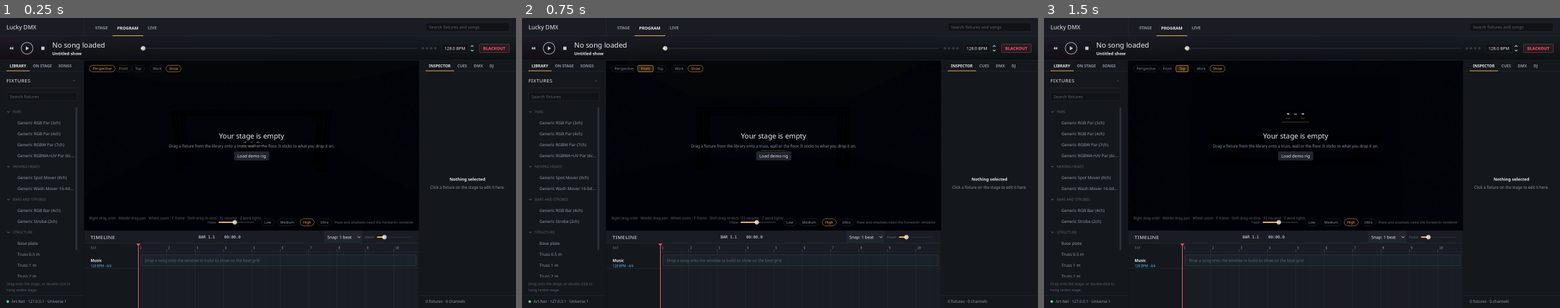
Above: before the commit, frames 1-3 (left to right).
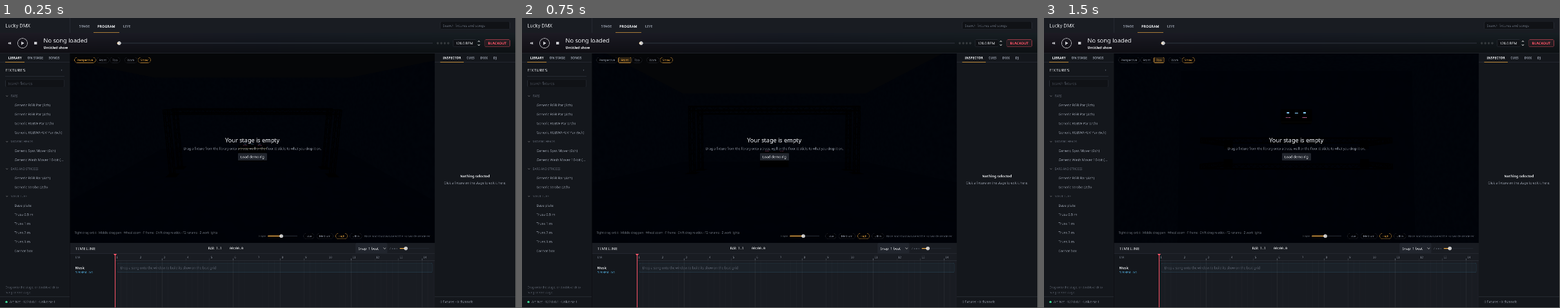
Above: after the commit, the same moments.

Repository: LuckyOwlStudios/Precision
Game: Godot game, scene res://ui/main/main_window.tscn
The game is run twice, just before and just after one commit, with the same random seed, the same clock (stepped at 60 frames per second) and the same inputs.
Inputs:
- Up to frame 1 (0.25 s): no input
- Up to frame 2 (0.75 s): click "Front" at 0.5 s
- Up to frame 3 (1.5 s): click "Top" at 1.25 s
In our replay, the window is 800x450 before the commit and 799x449 after it. These sizes can differ from the game's own. Grey fills any space a smaller window leaves; there, only what the larger window draws over its background counts as a difference.

The runs differ from the first frame. In frame 1, 7.3% of the frame differs, in the area x 1-99%, y 2-100%; in frame 2, 7.3%; in frame 3, 7.2%.

Commit message:
- Push

Diff:
--- a/project.godot
+++ b/project.godot
@@ -1,6 +1,16 @@
 ; Engine configuration file.
+; It's best edited using the editor UI and not directly,
+; since the parameters that go here are not all obvious.
+;
+; Format:
+;   [section] ; section goes between []
+;   param=value ; assign values to parameters
 
 config_version=5
+
+[animation]
+
+compatibility/default_parent_skeleton_in_mesh_instance_3d=true
 
 [application]
 
@@ -10,9 +20,9 @@
 
 [display]
 
-window/size/viewport_width=1600
-window/size/viewport_height=900
-window/size/resizable=true
+window/size/viewport_width=1920
+window/size/viewport_height=1080
+window/size/mode=2
 
 [gui]
 
--- a/structure/pieces/base_plate.tscn
+++ b/structure/pieces/base_plate.tscn
@@ -1,33 +1,57 @@
-[gd_scene format=3]
+[gd_scene format=3 uid="uid://c1hvqjtemcr66"]
 
-[ext_resource type="Script" path="res://structure/structure_piece.gd" id="1_piece"]
-[ext_resource type="Script" path="res://structure/truss_connector.gd" id="2_conn"]
+[ext_resource type="Script" uid="uid://d0aqu3te668gx" path="res://structure/structure_piece.gd" id="1_piece"]
+[ext_resource type="Script" uid="uid://dfeh167dwhyy3" path="res://structure/truss_connector.gd" id="2_conn"]
 [ext_resource type="Material" path="res://ui/stage/materials/black_metal.tres" id="5_metal"]
 
-[sub_resource type="BoxMesh" id="BoxMesh_plate"]
-size = Vector3(0.6, 0.012, 0.6)
-
-[sub_resource type="BoxMesh" id="BoxMesh_spigot"]
-size = Vector3(0.12, 0.03, 0.12)
-
-[node name="BasePlate" type="Node3D"]
+[node name="BasePlate" type="Node3D" unique_id=1456344305]
 script = ExtResource("1_piece")
 kind = 0
 display_name = "Base plate"
 bounds = AABB(-0.3, 0, -0.3, 0.6, 0.04, 0.6)
 
-[node name="Plate" type="MeshInstance3D" parent="."]
-transform = Transform3D(1, 0, 0, 0, 1, 0, 0, 0, 1, 0, 0.006, 0)
-material_override = ExtResource("5_metal")
-mesh = SubResource("BoxMesh_plate")
-
-[node name="Spigot" type="MeshInstance3D" parent="."]
-transform = Transform3D(1, 0, 0, 0, 1, 0, 0, 0, 1, 0, 0.012, 0)
-material_override = ExtResource("5_metal")
-mesh = SubResource("BoxMesh_spigot")
-
-[node name="Top" type="Marker3D" parent="."]
+[node name="Top" type="Marker3D" parent="." unique_id=947435930]
 transform = Transform3D(1, 0, 0, 0, 1, 0, 0, 0, 1, 0, 0.012, 0)
 gizmo_extents = 0.12
 script = ExtResource("2_conn")
-accepts = 2
+
+[node name="CSGCombiner3D" type="CSGCombiner3D" parent="." unique_id=1805379839]
+transform = Transform3D(1, 0, 0, 0, 1, 0, 0, 0, 1, 0, 0.006, 0)
+material_override = ExtResource("5_metal")
+
+[node name="CSGBox3D" type="CSGBox3D" parent="CSGCombiner3D" unique_id=2058016212]
+size = Vector3(0.6, 0.012, 0.6)
+
+[node name="CSGCylinder3D" type="CSGCylinder3D" parent="CSGCombiner3D" unique_id=1546624436]
+transform = Transform3D(1, 0, 0, 0, 1, 0, 0, 0, 1, 0.12, 0, 0.12)
+operation = 2
+radius = 0.01171875
+height = 0.012
+
+[node name="CSGCylinder3D2" type="CSGCylinder3D" parent="CSGCombiner3D" unique_id=478288140]
+transform = Transform3D(1, 0, 0, 0, 1, 0, 0, 0, 1, -0.12, 0, 0.12)
+operation = 2
+radius = 0.01171875
+height = 0.012
+
+[node name="CSGCylinder3D3" type="CSGCylinder3D" parent="CSGCombiner3D" unique_id=901948406]
+transform = Transform3D(1, 0, 0, 0, 1, 0, 0, 0, 1, -0.12, 0, -0.12)
+operation = 2
+radius = 0.01171875
+height = 0.012
+
+[node name="CSGCylinder3D4" type="CSGCylinder3D" parent="CSGCombiner3D" unique_id=1463447646]
+transform = Transform3D(1, 0, 0, 0, 1, 0, 0, 0, 1, 0.12, 0, -0.12)
+operation = 2
+radius = 0.01171875
+height = 0.012
+
+[node name="CSGBox3D2" type="CSGBox3D" parent="CSGCombiner3D" unique_id=285546118]
+transform = Transform3D(1, 0, 0, 0, 1, 0, 0, 0, 1, 0, 0, 0.25)
+operation = 2
+size = Vector3(0.109, 0.012, 0.021065429)
+
+[node name="CSGBox3D3" type="CSGBox3D" parent="CSGCombiner3D" unique_id=1465278402]
+transform = Transform3D(1, 0, 0, 0, 1, 0, 0, 0, 1, 0, 0, -0.25)
+operation = 2
+size = Vector3(0.109, 0.012, 0.021065429)
--- a/structure/pieces/corner_box.tscn
+++ b/structure/pieces/corner_box.tscn
@@ -1,54 +1,47 @@
-[gd_scene format=3]
+[gd_scene format=3 uid="uid://dij8a58xxrs4f"]
 
-[ext_resource type="Script" path="res://structure/structure_piece.gd" id="1_piece"]
-[ext_resource type="Script" path="res://structure/truss_connector.gd" id="2_conn"]
-[ext_resource type="Script" path="res://structure/truss_tube.gd" id="3_tube"]
-[ext_resource type="Script" path="res://structure/truss_mesh.gd" id="4_mesh"]
+[ext_resource type="Script" uid="uid://d0aqu3te668gx" path="res://structure/structure_piece.gd" id="1_piece"]
+[ext_resource type="Script" uid="uid://dfeh167dwhyy3" path="res://structure/truss_connector.gd" id="2_conn"]
+[ext_resource type="Script" uid="uid://cehxjfusbm355" path="res://structure/truss_mesh.gd" id="4_mesh"]
 [ext_resource type="Material" path="res://ui/stage/materials/black_metal.tres" id="5_metal"]
 
-[node name="CornerBox" type="Node3D"]
+[node name="CornerBox" type="Node3D" unique_id=460180538]
 script = ExtResource("1_piece")
 kind = 2
 display_name = "Corner box"
 bounds = AABB(-0.145, -0.145, -0.145, 0.29, 0.29, 0.29)
 
-[node name="Lattice" type="MeshInstance3D" parent="."]
+[node name="Lattice" type="MeshInstance3D" parent="." unique_id=977392556]
 material_override = ExtResource("5_metal")
 script = ExtResource("4_mesh")
 shape = 1
 
-[node name="Right" type="Marker3D" parent="."]
+[node name="Right" type="Marker3D" parent="." unique_id=1116730191]
 transform = Transform3D(0, 1, 0, -1, 0, 0, 0, 0, 1, 0.145, 0, 0)
 gizmo_extents = 0.12
 script = ExtResource("2_conn")
-accepts = 2
 
-[node name="Left" type="Marker3D" parent="."]
+[node name="Left" type="Marker3D" parent="." unique_id=1961581070]
 transform = Transform3D(0, -1, 0, -1, 0, 0, 0, 0, -1, -0.145, 0, 0)
 gizmo_extents = 0.12
 script = ExtResource("2_conn")
-accepts = 2
 
-[node name="Front" type="Marker3D" parent="."]
+[node name="Front" type="Marker3D" parent="." unique_id=723767358]
 transform = Transform3D(0, 0, -1, -1, 0, 0, 0, 1, 0, 0, 0, 0.145)
 gizmo_extents = 0.12
 script = ExtResource("2_conn")
-accepts = 2
 
-[node name="Back" type="Marker3D" parent="."]
+[node name="Back" type="Marker3D" parent="." unique_id=124310930]
 transform = Transform3D(0, 0, 1, -1, 0, 0, 0, -1, 0, 0, 0, -0.145)
 gizmo_extents = 0.12
 script = ExtResource("2_conn")
-accepts = 2
 
-[node name="Top" type="Marker3D" parent="."]
+[node name="Top" type="Marker3D" parent="." unique_id=1854448725]
 transform = Transform3D(1, 0, 0, 0, 1, 0, 0, 0, 1, 0, 0.145, 0)
 gizmo_extents = 0.12
 script = ExtResource("2_conn")
-accepts = 2
 
-[node name="Bottom" type="Marker3D" parent="."]
+[node name="Bottom" type="Marker3D" parent="." unique_id=703747327]
 transform = Transform3D(-1, 0, 0, 0, -1, 0, 0, 0, 1, 0, -0.145, 0)
 gizmo_extents = 0.12
 script = ExtResource("2_conn")
-accepts = 2
--- a/ui/theme/lucky_dark.tres
+++ b/ui/theme/lucky_dark.tres
@@ -1,4 +1,4 @@
-[gd_resource type="Theme" load_steps=113 format=3]
+[gd_resource type="Theme" format=3 uid="uid://btxelphqxhstj"]
 
 [sub_resource type="SystemFont" id="SystemFont_vptvh"]
 font_names = PackedStringArray("Inter", "Open Sans", "Segoe UI", "SF Pro Text", "Helvetica Neue", "Noto Sans", "Arial", "sans-serif")
Not shown, added: structure/structure_catalog.gd.uid
Not shown, added: structure/structure_piece.gd.uid
Not shown, added: structure/structure_snap.gd.uid
Not shown, added: structure/truss_connector.gd.uid
Not shown, added: structure/truss_mesh.gd.uid
Not shown, added: structure/truss_tube.gd.uid
Not shown, added: ui/stage/mount_point.gd.uid
Not shown: 2 places in ui/theme/lucky_dark.tres that only renumber resources
